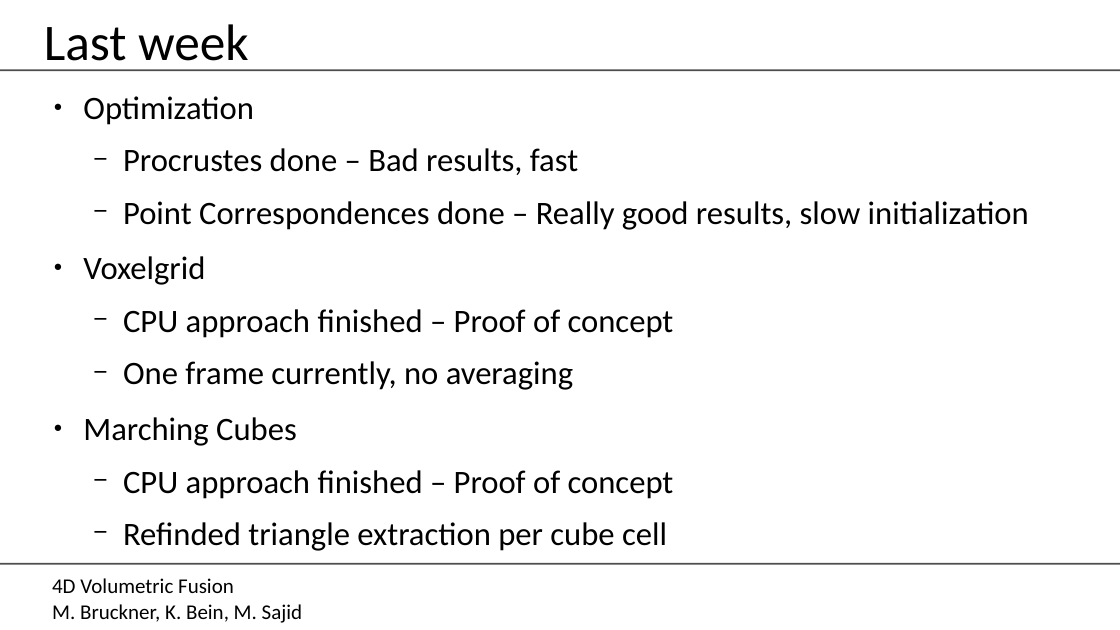
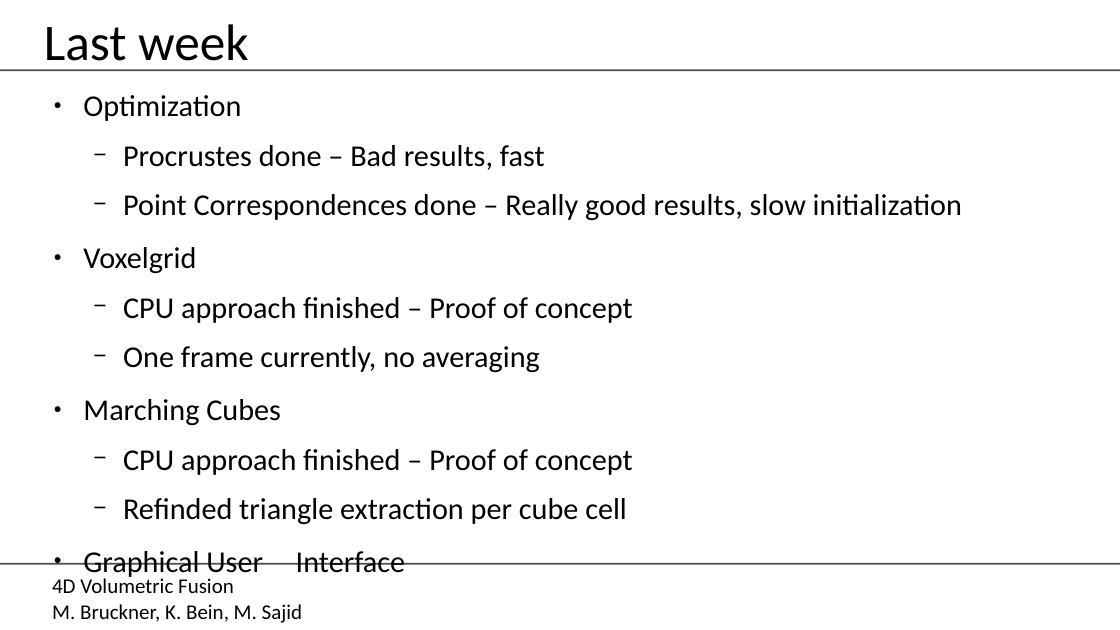
Before and after one commit to MarcelBruckner-TUMProjects/Volumetric-Fusion, a slide deck: slide 2 of Presentations/16.01.2020/presentation.odp. Drawn at 1120x630 pixels with LibreOffice and Linux fonts; fonts in the diff are those of the drawing; background and template pictures are left out. Boxes give left, top, right and bottom in pixels: in the first picture for what was removed or moved away, otherwise in the second. Text is boxed around its words. In the diff, an @@ line names an element or a change of style, - is before the commit and + after.

```diff
--- a/Presentations/16.01.2020/presentation.odp
+++ b/Presentations/16.01.2020/presentation.odp
@@ text at bbox=[83, 95, 962, 525]: paragraph added @@
+● Graphical User Interface
@@ text at bbox=[83, 95, 962, 525]: size 28 to 25.9 pt @@
```
Also in this commit, not shown: 1 other slide changed, 1 slide removed, 3 other files.
